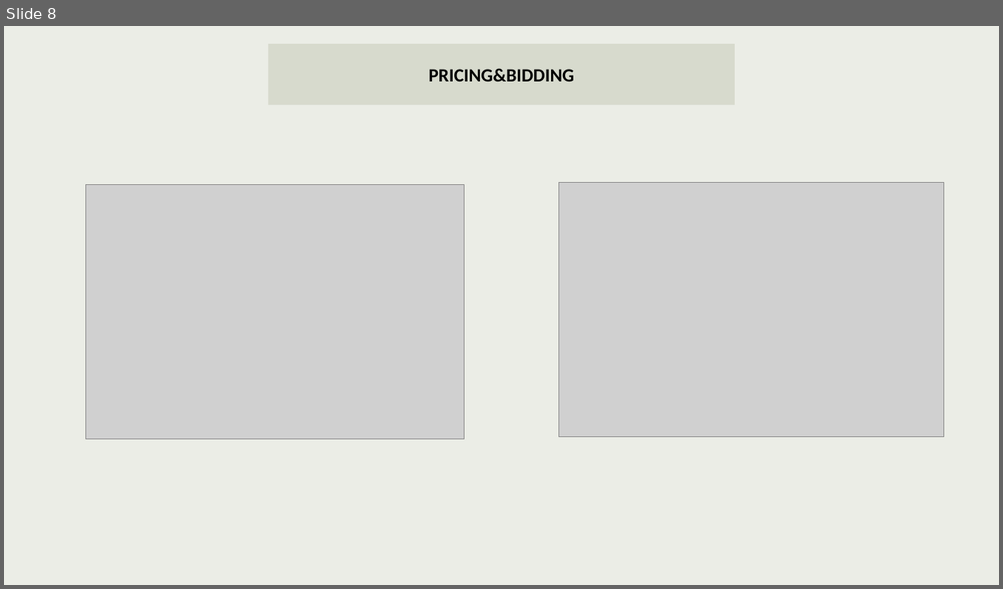
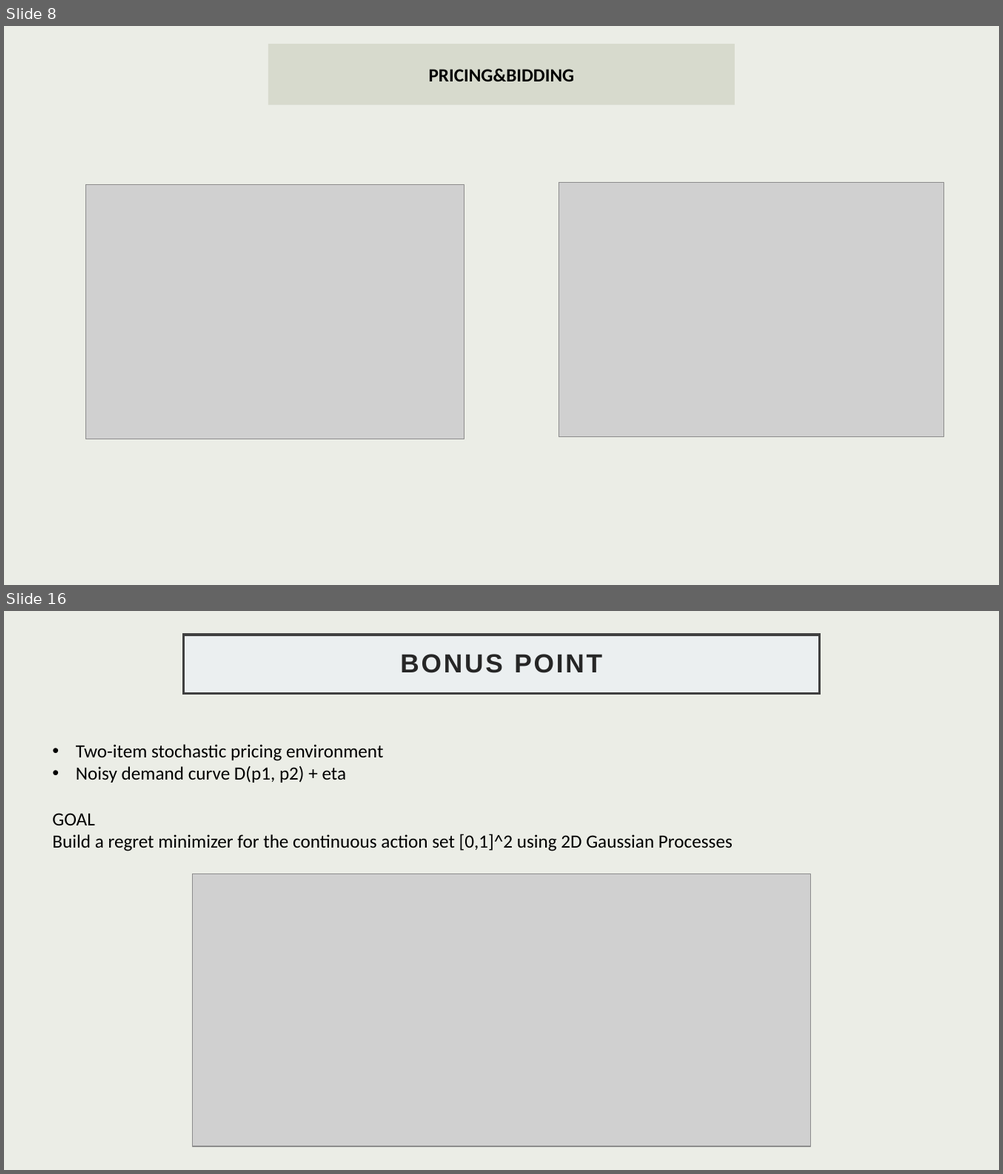
Before and after one commit to GabriFarace/OLA-project, a slide deck: SLIDES.pptx. Shown one above the other, each under a label of ours: slide 8 before the commit, slides 8 and 16 after it; the slides between them are not shown. The pictures are 1003x589 and 1003x1174 pixels, drawn with LibreOffice and Linux fonts; fonts in the diff are those of the drawing; grey boxes stand for pictures. Boxes give left, top, right and bottom in pixels: in the first picture for what was removed or moved away, otherwise in the second. Text is boxed around its words. In the diff, an @@ line names an element or a change of style, - is before the commit and + after.

Commit message:
added slides for requirement 3 and bonus

```diff
--- a/SLIDES.pptx
+++ b/SLIDES.pptx
@@ slide 16 added at (x1=4, y1=611, x2=999, y2=1170), background #EBEDE6 @@
@@ title added at (x1=183, y1=635, x2=819, y2=694), fill #EBEFF0, outline #404040 2.5 pt, 25.2 pt, text #262626, bold @@
+BONUS POINT
@@ text added at (x1=76, y1=744, x2=383, y2=783), 18 pt, text #000000 @@
+• Two-item stochastic pricing environment
+• Noisy demand curve D(p1, p2) + eta
@@ text added at (x1=52, y1=813, x2=732, y2=851), 18 pt, text #000000 @@
+GOAL
+Build a regret minimizer for the continuous action set [0,1]^2 using 2D Gaussian Processes
@@ picture added at (x1=193, y1=874, x2=811, y2=1147) @@
```
Also in this commit, not shown: 8 other slides added, 2 other files.
